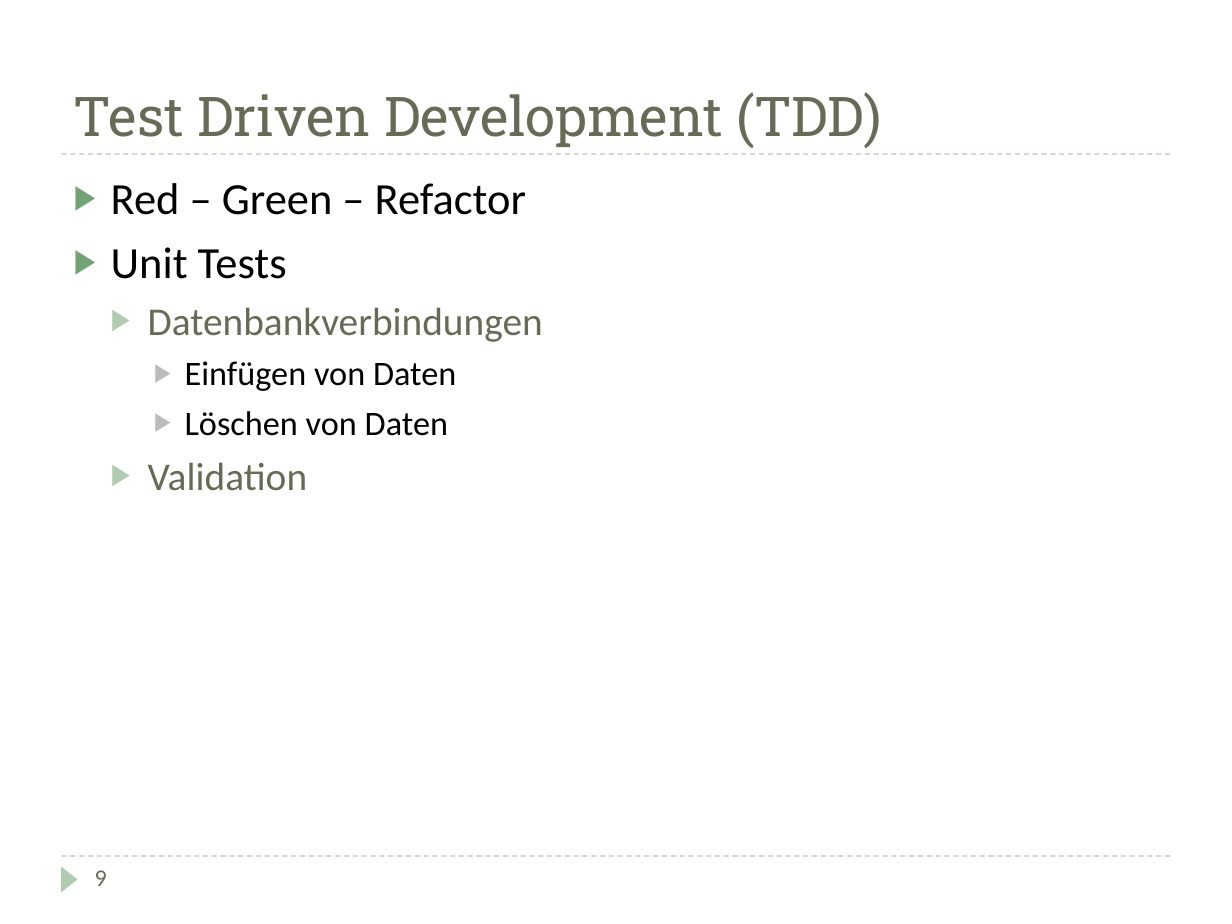
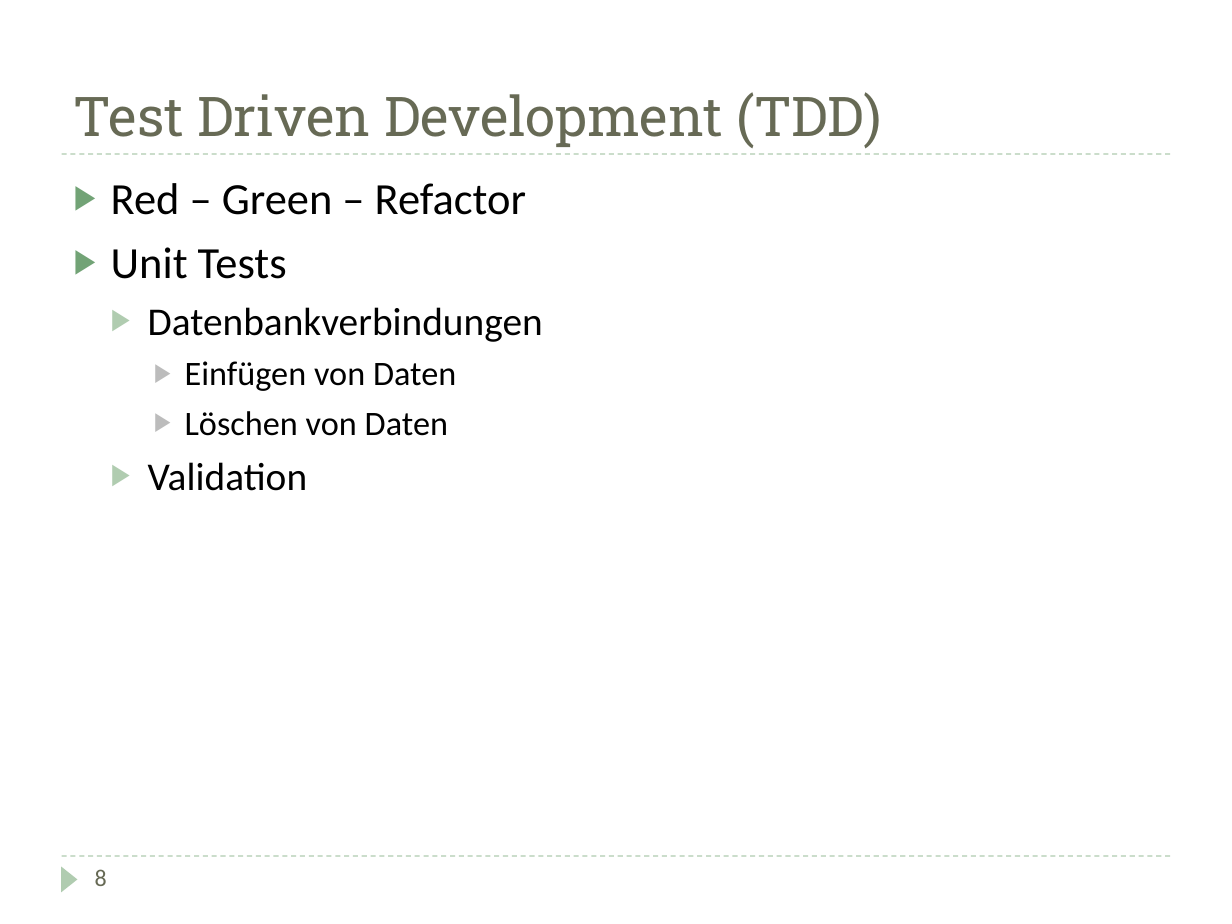
Before and after one commit to DarksideCode/Inventory-Management-System, a slide deck: slide 9 of Doku/Präsentation.pptx (slide 10 before the commit). Drawn at 1232x924 pixels with LibreOffice and Linux fonts; fonts in the diff are those of the drawing. Boxes give left, top, right and bottom in pixels: in the first picture for what was removed or moved away, otherwise in the second. Text is boxed around its words. In the diff, an @@ line names an element or a change of style, - is before the commit and + after.

```diff
--- a/Doku/Präsentation.pptx
+++ b/Doku/Präsentation.pptx
@@ text at box(148, 307, 543, 491): text colour #676A55 to #000000 in "Datenbankverbindungen", "Validation" @@
@@ text at box(95, 869, 107, 886): text changed @@
-9
+8
```
Also in this commit, not shown: 9 other slides changed, 4 slides added, 4 slides removed, 2 other files.
